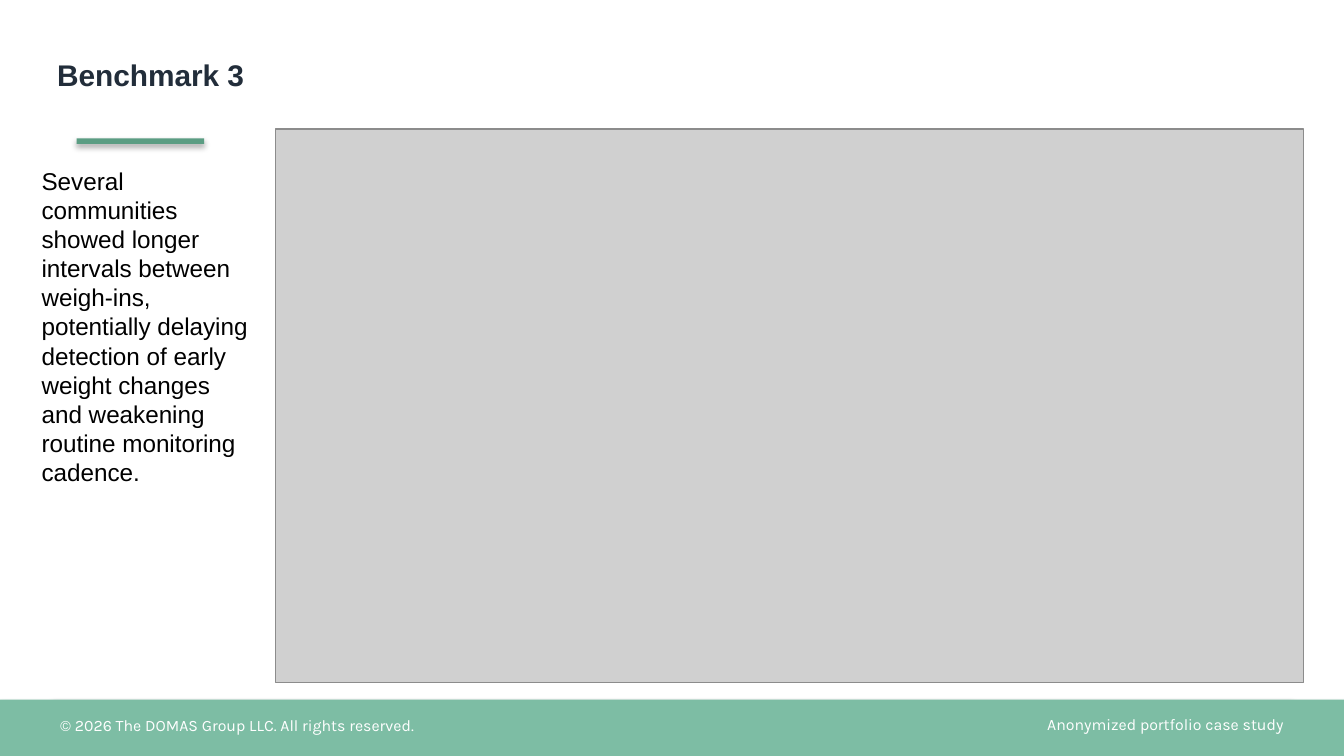
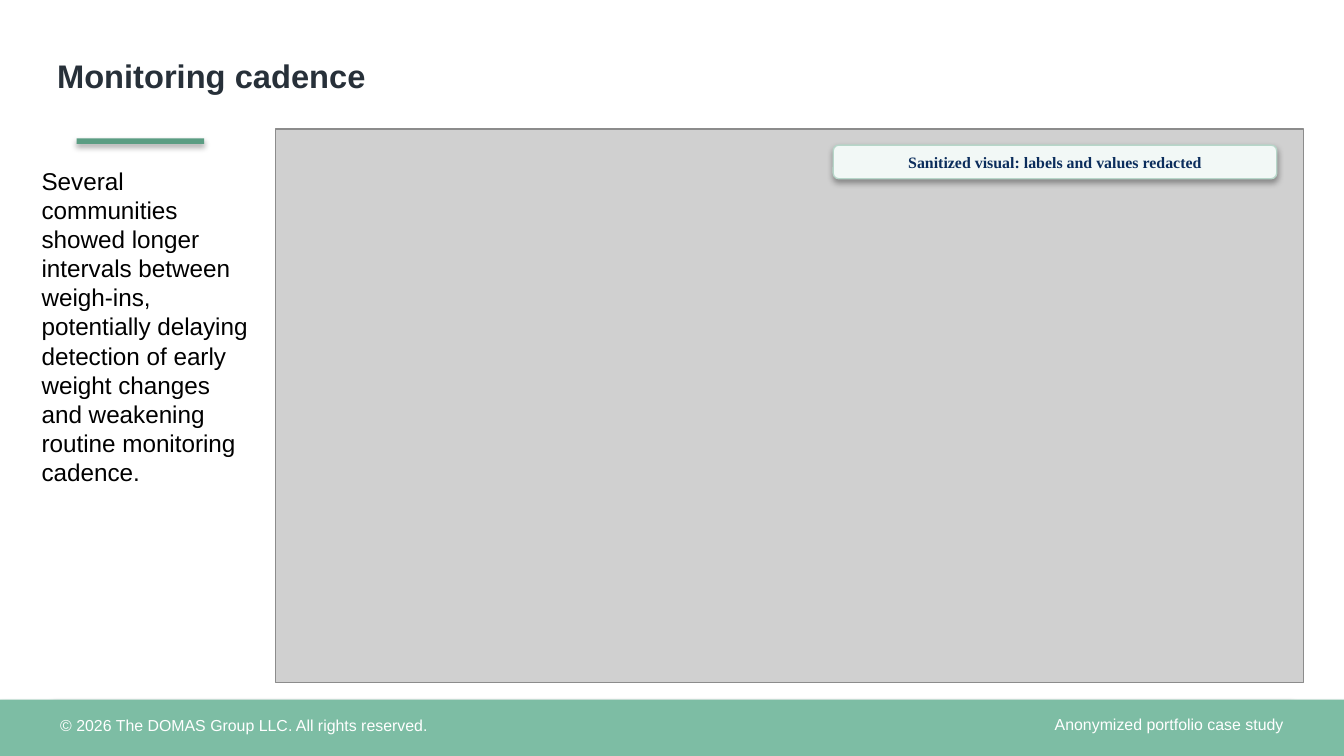
Before and after one commit to TheDOMASGroupLLC/healthcare-operations-benchmarking, a slide deck: slide 7 of case-study/Healthcare_Operations_Benchmarking_Case_Study.pptx (slide 8 before the commit). Drawn at 1344x756 pixels with LibreOffice and Linux fonts; fonts in the diff are those of the drawing; grey boxes stand for pictures. Boxes give left, top, right and bottom in pixels: in the first picture for what was removed or moved away, otherwise in the second. Text is boxed around its words. In the diff, an @@ line names an element or a change of style, - is before the commit and + after.

```diff
--- a/case-study/Healthcare_Operations_Benchmarking_Case_Study.pptx
+++ b/case-study/Healthcare_Operations_Benchmarking_Case_Study.pptx
@@ title at (x1=57, y1=64, x2=366, y2=94): text changed; size 16 to 17.5 pt; text colour #222D3A to #273039 @@
-Benchmark 3
+Monitoring cadence
@@ rounded rectangle added at (x1=833, y1=145, x2=1277, y2=179), fill #F2F8F6, outline #B7D6C9 0.75 pt, 8.5 pt, text #0B2D5C, bold @@
+Sanitized visual: labels and values redacted
@@ text "© 2026 The DOMAS Group ..." at (x1=76, y1=719, x2=427, y2=734): font Karla to Arial @@
@@ text "Anonymized portfolio case study" at (x1=1055, y1=718, x2=1283, y2=733): font Karla to Arial @@
```
Also in this commit, not shown: 14 other slides changed, 2 slides removed, 2 other files.
